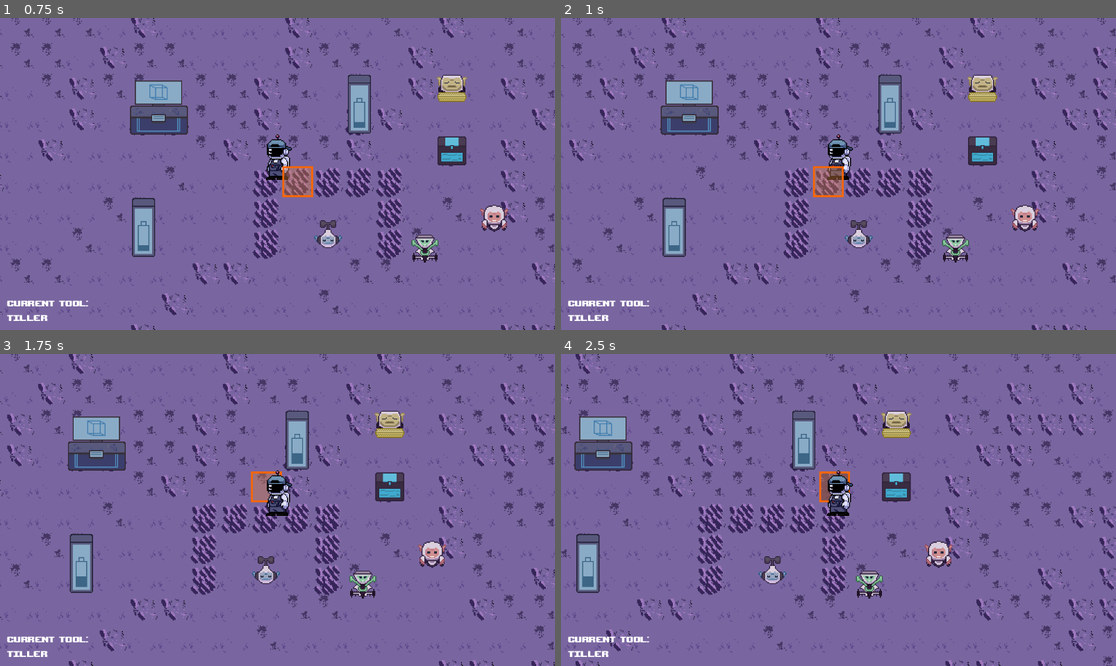
Above: before the commit, frames 1-4 (two rows, left to right).
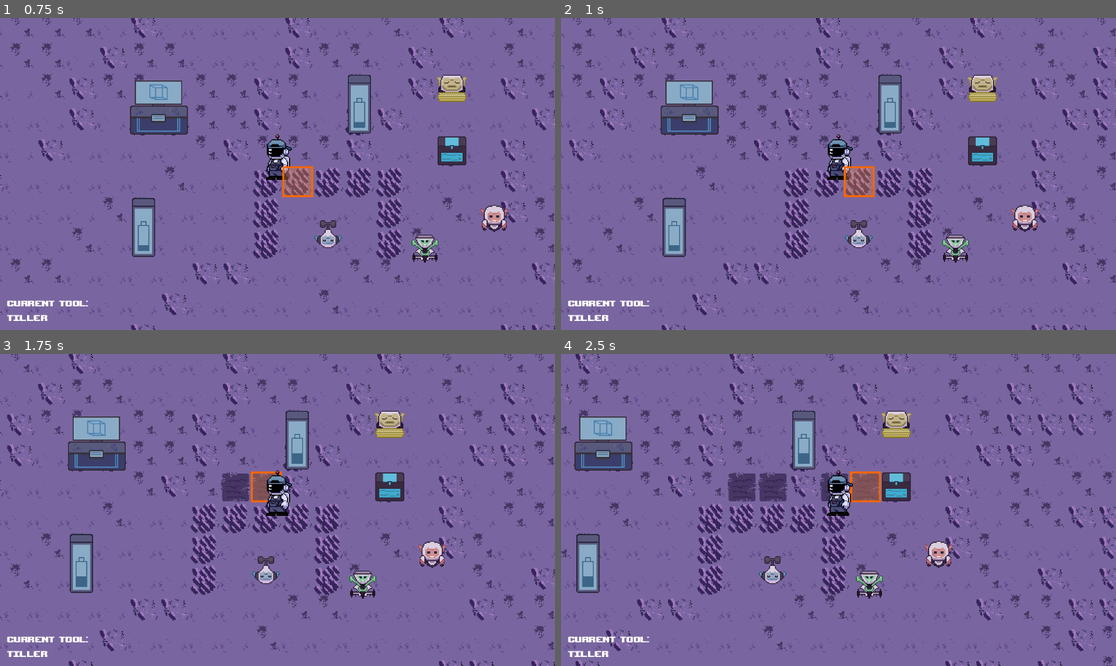
Above: after the commit, the same moments.

Repository: DevFTB/Moonbeam-Meadows
Game: Godot game, scene res://Level/moon.tscn
Same seed, same stepped clock (60 frames per second), same inputs: the game is played once before the commit and once after it.
Inputs (mouse positions are in pixels of both pictures, inside the frame that each line leads up to):
- Up to frame 1 (0.75 s): tap Enter at 0.5 s; move the mouse to (399, 158) at 0.52 s; press the mouse at (399, 158) at 0.53 s; hold D (move_right) from 0.53 s (still down)
- Up to frame 2 (1 s): keep holding D (move_right)
- Up to frame 3 (1.75 s): release D (move_right) at 1.25 s; release the mouse at (399, 494) at 1.25 s; drag from (166, 525) to (299, 441) at 1.27 s
- Up to frame 4 (2.5 s): tap Space at 2 s; move the mouse to (894, 441) at 2.02 s; hold D (move_right) from 2.03 s (still down); hold F (pickup) from 2.03 s (still down); click (894, 441) at 2.3 s

Frame 1 is identical in both runs. In frame 2, 1.1% of the frame differs, in the area x 45-57%, y 47-58%; in frame 3, 0.6%; in frame 4, 1.6%, in the area x 30-58%, y 37-48%.

Commit message:
continuous tool usage on mouse being held

Diff:
--- a/GUI/SelectionMarker.gd
+++ b/GUI/SelectionMarker.gd
@@ -3,6 +3,8 @@
 @export var player : Player
 
 var selection = Vector2.ZERO
+
+var mouse_button_pressed = false
 
 func _ready():
 	player.freeze_changed.connect(on_freeze_changed)
@@ -50,6 +52,12 @@
 func _input(event):
 	if event is InputEventMouseButton:
 		if event.is_action_pressed("use_item"):
-			player.use_tool(get_selection())
+			mouse_button_pressed = true
+		elif event.is_action_released("use_item"):
+			mouse_button_pressed = false
 	if event is InputEventMouseMotion:
 		calculate_selection()
+
+func _process(delta):
+	if mouse_button_pressed == true:
+			player.use_tool(get_selection())
